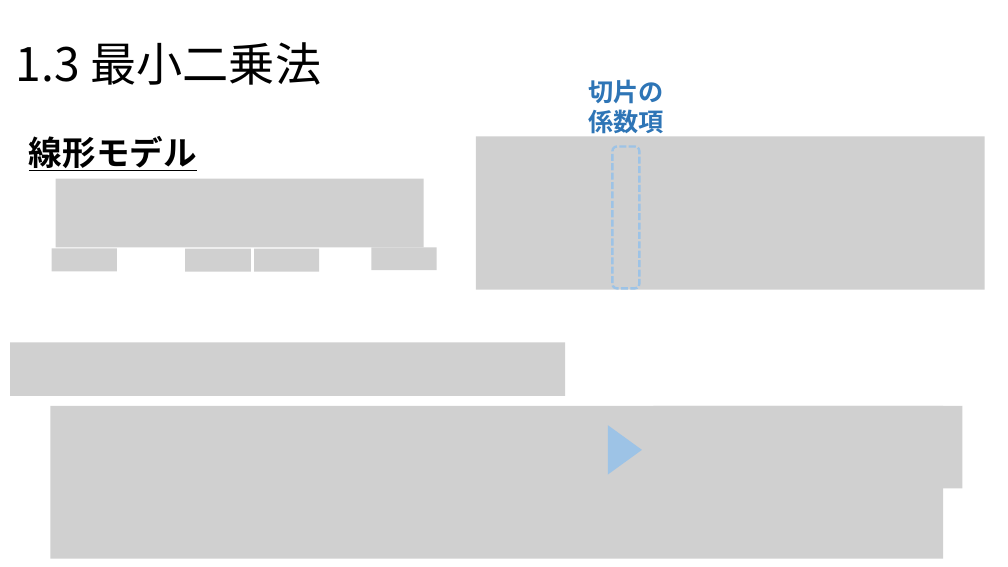
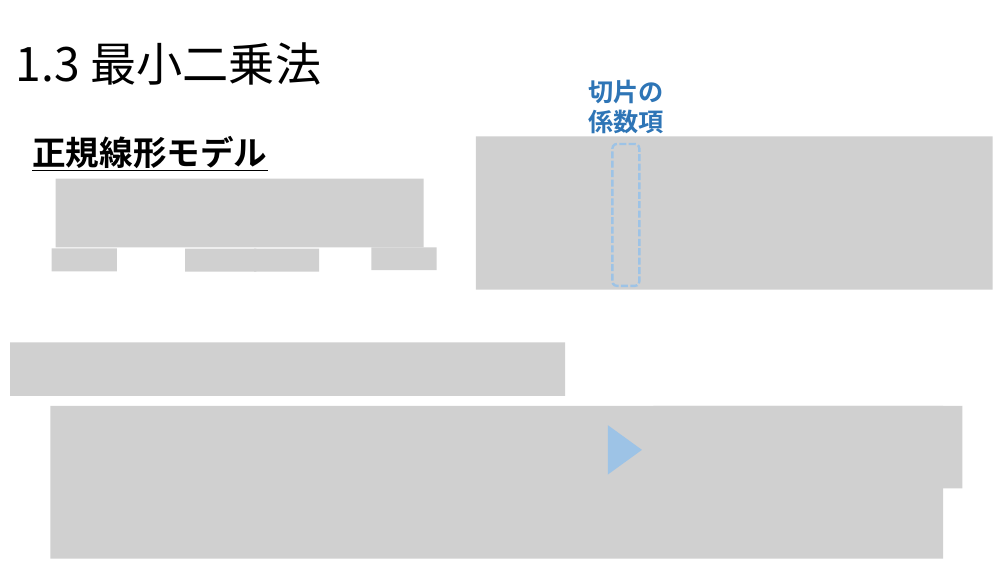
Before and after one commit to Yoshifumi14/stats, a slide deck: slide 7 of statistics2.pptx. Drawn at 1008x567 pixels with LibreOffice and Linux fonts; fonts in the diff are those of the drawing; grey boxes stand for pictures. Boxes give left, top, right and bottom in pixels: in the first picture for what was removed or moved away, otherwise in the second. Text is boxed around its words. In the diff, an @@ line names an element or a change of style, - is before the commit and + after.

```diff
--- a/statistics2.pptx
+++ b/statistics2.pptx
@@ text at [32,136,267,171]: text changed @@
-線形モデル
+正規線形モデル
@@ picture: place and size @@
-picture at [476,136,985,290]
+picture at [476,136,993,290]
@@ picture: place and size @@
-picture at [185,249,251,271]
+picture at [185,249,256,271]
```
Also in this commit, not shown: 9 other slides changed, 3 other files.
